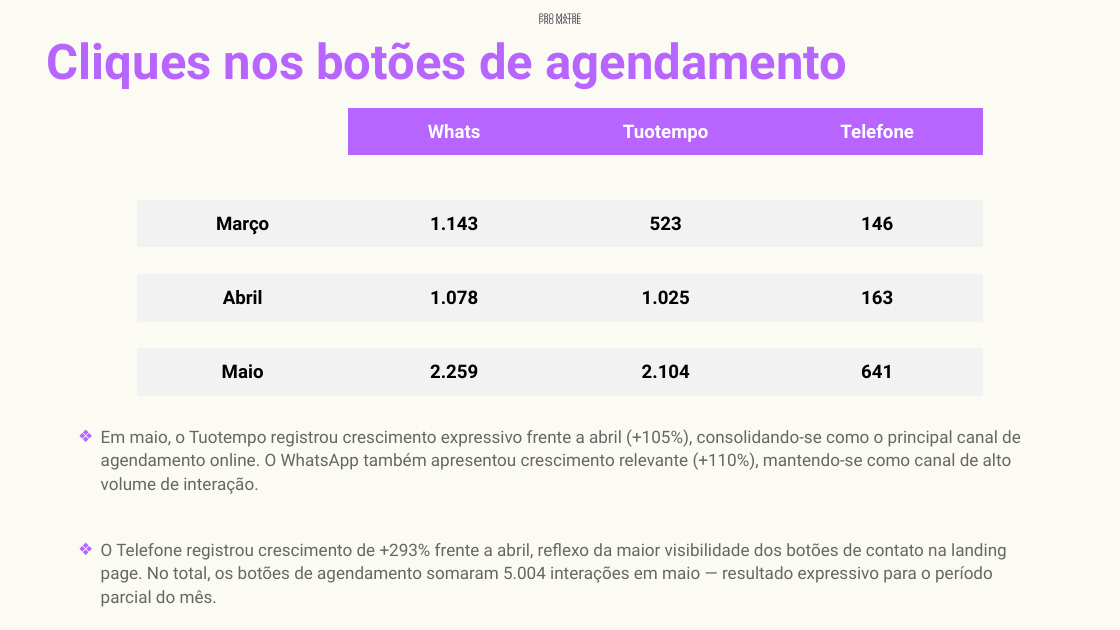
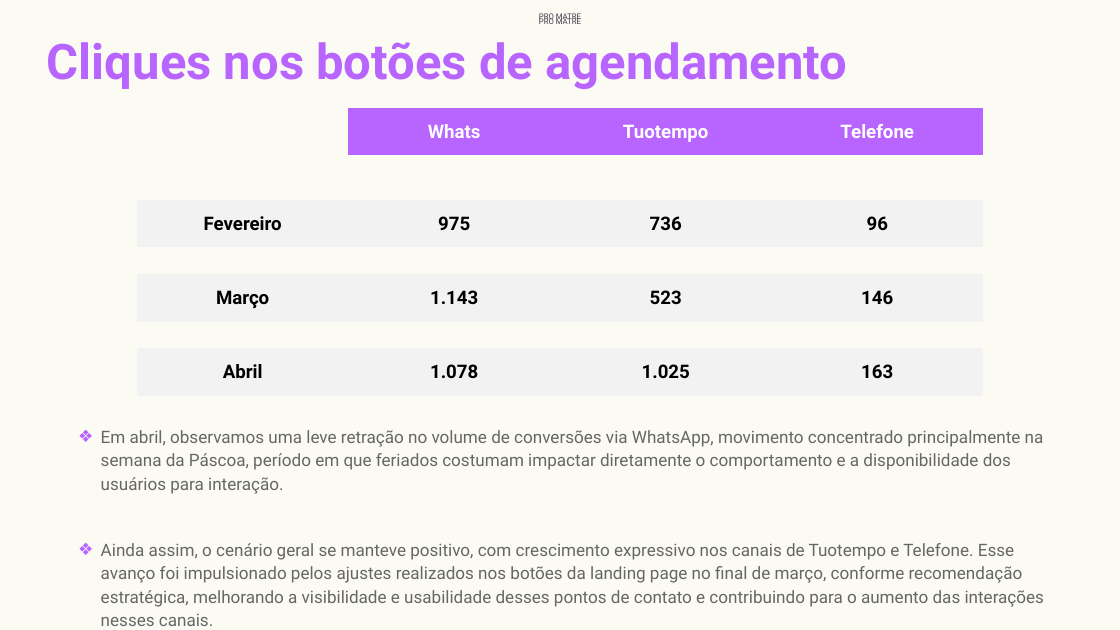
Before and after one commit to nataliamotoshima-sketch/ablab-reports, a slide deck: slide 5 of public/template.pptx. Drawn at 1120x630 pixels with LibreOffice and Linux fonts; fonts in the diff are those of the drawing; background and template pictures are left out. Boxes give left, top, right and bottom in pixels: in the first picture for what was removed or moved away, otherwise in the second. Text is boxed around its words. In the diff, an @@ line names an element or a change of style, - is before the commit and + after.

```diff
--- a/public/template.pptx
+++ b/public/template.pptx
@@ table at [137,108,983,383] @@
+row 2:  |  |  | 
+row 3: Fevereiro | 975 | 736 | 96
-row 6:  |  |  | 
-row 7: Maio | 2.259 | 2.104 | 641
@@ text at [101,430,1045,626]: text changed @@
-❖ Em maio, o Tuotempo registrou crescimento expressivo frente a abril (+105%), consolidando-se como o principal canal de agendamento online. O WhatsApp também apresentou crescimento relevante (+110%), mantendo-se como canal de alto volume de interação.
-❖ O Telefone registrou crescimento de +293% frente a abril, reflexo da maior visibilidade dos botões de contato na landing page. No total, os botões de agendamento somaram 5.004 interações em maio — resultado expressivo para o período parcial do mês.
+❖ Em abril, observamos uma leve retração no volume de conversões via WhatsApp, movimento concentrado principalmente na semana da Páscoa, período em que feriados costumam impactar diretamente o comportamento e a disponibilidade dos usuários para interação.
+❖ Ainda assim, o cenário geral se manteve positivo, com crescimento expressivo nos canais de Tuotempo e Telefone. Esse avanço foi impulsionado pelos ajustes realizados nos botões da landing page no final de março, conforme recomendação estratégica, melhorando a visibilidade e usabilidade desses pontos de contato e contribuindo para o aumento das interações nesses canais.
```
Also in this commit, not shown: 9 other slides changed.
